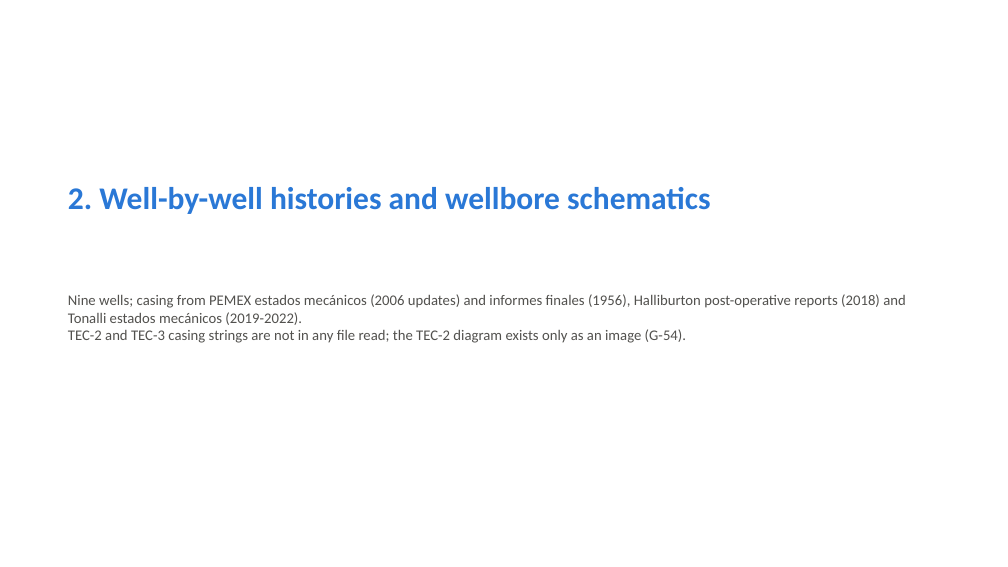
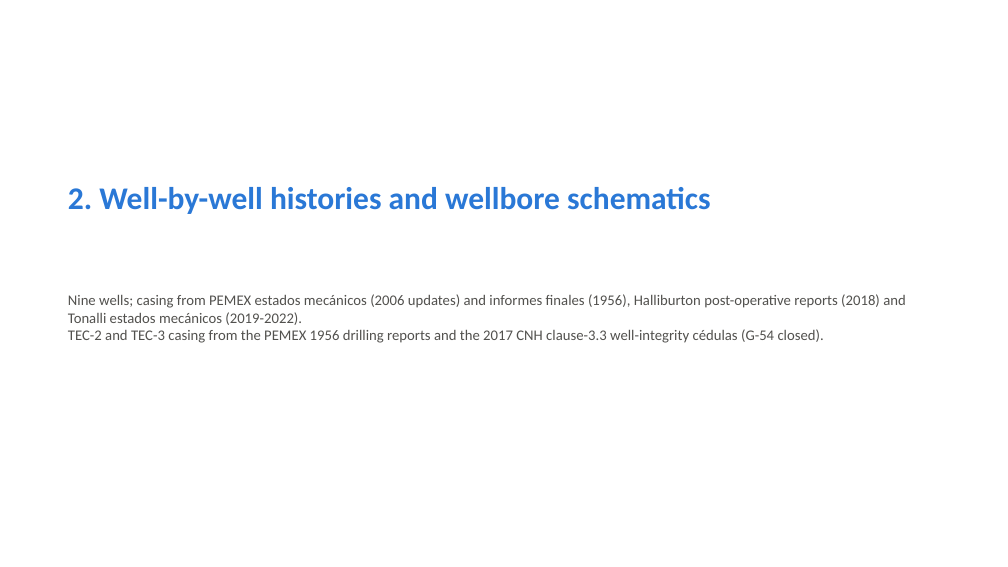
Before and after one commit to gunner1976/git_practice, a slide deck: slide 7 of docs/Tecolutla_Block_and_Development_History.pptx. Drawn at 1008x567 pixels with LibreOffice and Linux fonts; fonts in the diff are those of the drawing. Boxes give left, top, right and bottom in pixels: in the first picture for what was removed or moved away, otherwise in the second. Text is boxed around its words. In the diff, an @@ line names an element or a change of style, - is before the commit and + after.

```diff
--- a/docs/Tecolutla_Block_and_Development_History.pptx
+++ b/docs/Tecolutla_Block_and_Development_History.pptx
@@ text at (68, 329, 824, 343): text changed @@
-TEC-2 and TEC-3 casing strings are not in any file read; the TEC-2 diagram exists only as an image (G-54).
+TEC-2 and TEC-3 casing from the PEMEX 1956 drilling reports and the 2017 CNH clause-3.3 well-integrity cédulas (G-54 closed).
```
Also in this commit, not shown: 4 other slides changed, 12 other files.
